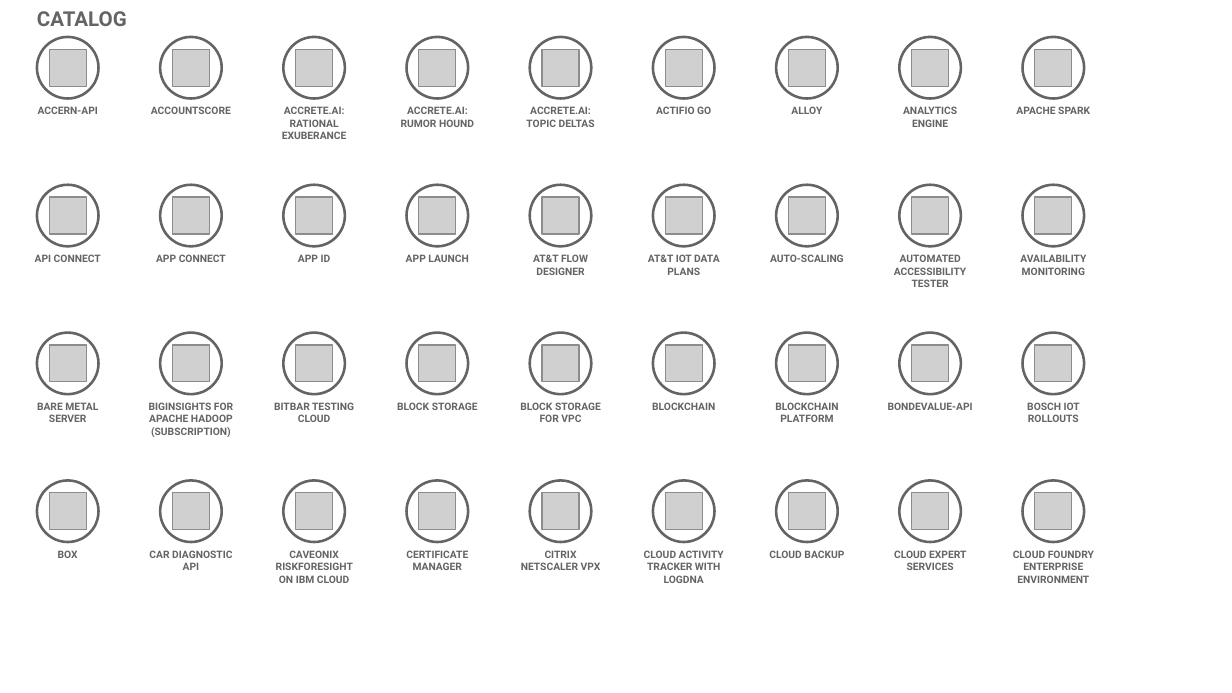
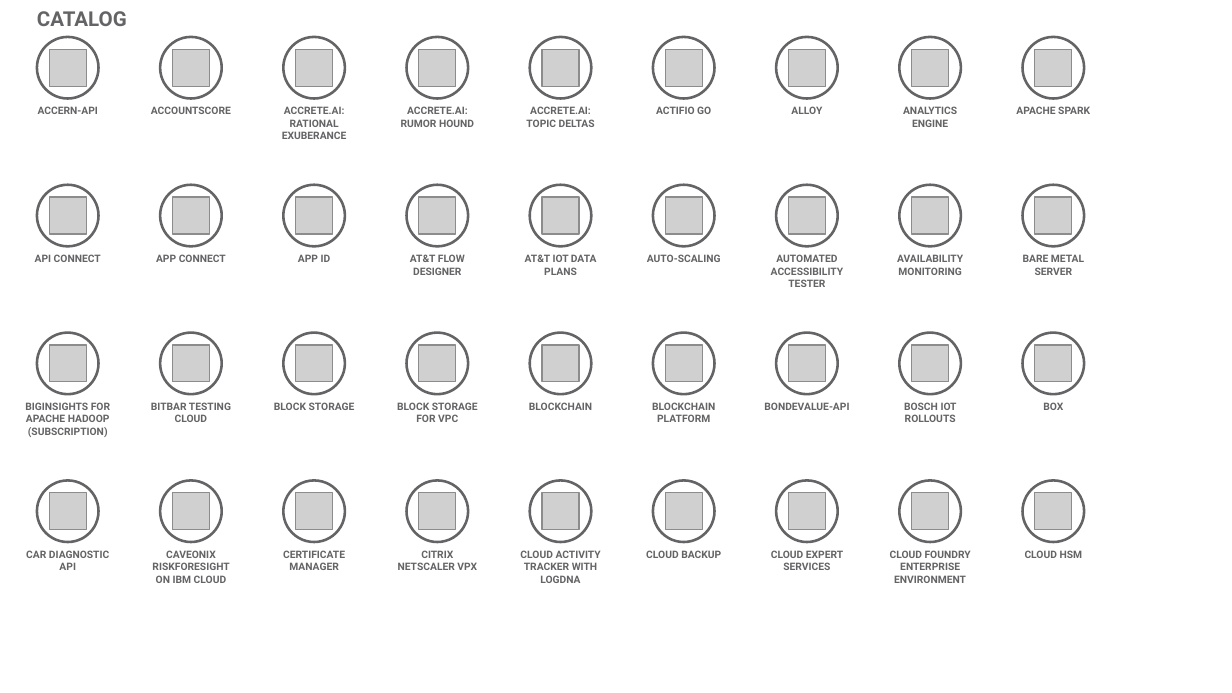
Before and after one commit to l2fprod/myarchitecture, a slide deck: slide 3 of mycatalog-architecture-diagram-template.pptx. Drawn at 1232x693 pixels with LibreOffice and Linux fonts; fonts in the diff are those of the drawing; grey boxes stand for pictures. Boxes give left, top, right and bottom in pixels: in the first picture for what was removed or moved away, otherwise in the second. Text is boxed around its words. In the diff, an @@ line names an element or a change of style, - is before the commit and + after.

```diff
--- a/mycatalog-architecture-diagram-template.pptx
+++ b/mycatalog-architecture-diagram-template.pptx
@@ text at (x1=410, y1=254, x2=465, y2=275): text changed @@
-APP LAUNCH
+AT&T FLOW DESIGNER
@@ text at (x1=525, y1=254, x2=597, y2=275): text changed @@
-AT&T FLOW DESIGNER
+AT&T IOT DATA PLANS
@@ text removed at (x1=648, y1=254, x2=720, y2=275) @@
-AT&T IOT DATA PLANS
@@ text "BARE METAL SERVER" moved from (x1=37, y1=402, x2=98, y2=422) to (x1=1023, y1=254, x2=1084, y2=275) @@
@@ text added at (x1=274, y1=402, x2=355, y2=410), 6 pt, text #646365, bold @@
+BLOCK STORAGE
@@ text at (x1=397, y1=402, x2=478, y2=422): text changed @@
-BLOCK STORAGE
+BLOCK STORAGE FOR VPC
@@ text at (x1=529, y1=402, x2=592, y2=410): text changed @@
-BLOCK STORAGE FOR VPC
+BLOCKCHAIN
@@ text at (x1=652, y1=402, x2=715, y2=422): text changed @@
-BLOCKCHAIN
+BLOCKCHAIN PLATFORM
@@ text removed at (x1=775, y1=402, x2=838, y2=422) @@
-BLOCKCHAIN PLATFORM
@@ text "BOX" moved from (x1=58, y1=550, x2=78, y2=558) to (x1=1043, y1=402, x2=1063, y2=410) @@
@@ 13 texts moved together from (x1=149, y1=254, x2=1094, y2=583) to (x1=25, y1=254, x2=971, y2=583) @@
@@ text added at (x1=646, y1=550, x2=721, y2=558), 6 pt, text #646365, bold @@
+CLOUD BACKUP
@@ text at (x1=771, y1=550, x2=843, y2=570): text changed @@
-CLOUD BACKUP
+CLOUD EXPERT SERVICES
@@ text at (x1=1025, y1=550, x2=1083, y2=558): text changed @@
-CLOUD EXPERT SERVICES
+CLOUD HSM
```
Also in this commit, not shown: 6 other slides changed.
